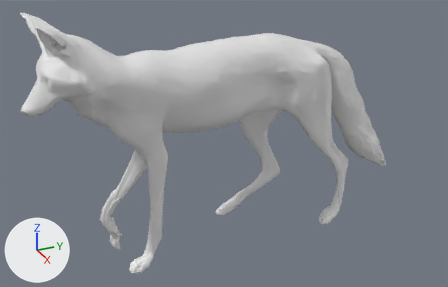
Two versions of the glTF model 42/media/models_X/Skinned/KWC_Coyote.glb, one commit apart.
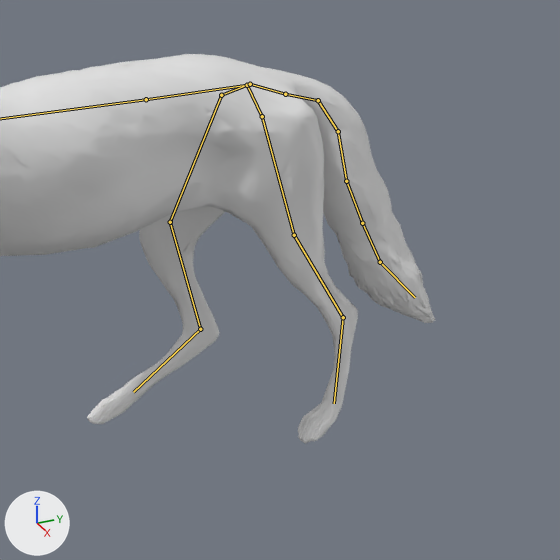
Each version is shown whole from a 50 mm lens placed at (0.685, -0.409, 0.48), pointed at (0.03, -0.115, 0.152), then close up on the part from 38% to 100% of the width and 2% to 98% of the height. The lights are fixed; the arrows at lower left show +X, +Y and +Z. The older version's two pictures come first. Both versions are drawn at frame 24 of the action 'Rac_Walk'; the numbers are the values there. The bones that change, and the others that lie on the model, are drawn over the model as lines in the close-ups.

Names of what the first close-up shows: 'output_unwrapped'.
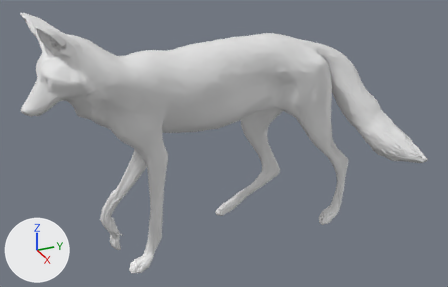
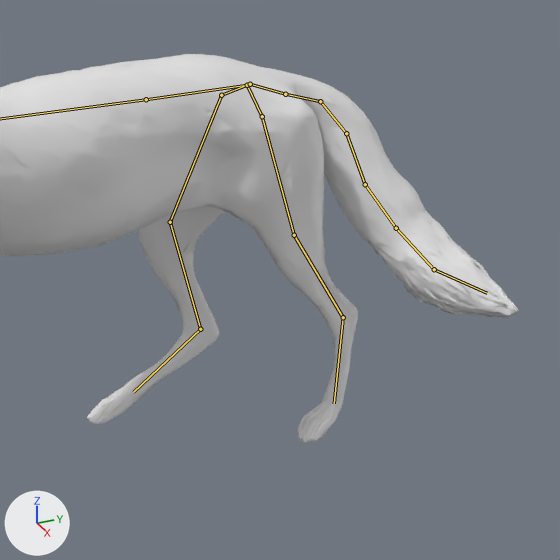
The change in detail:
Bone 'tail01' (bone_tail01) turns from (0, 0, -1) to (-8, 0, -1) degrees about its own x, y and z.
Bone 'tail02' (bone_tail02) turns from (-1, 0, -3) to (-9, 0, -3) degrees about its own x, y and z.
Bone 'tail03' (bone_tail03) turns from (0, 0, -6) to (-7, -1, -6) degrees about its own x, y and z.
Bone 'tail04' (bone_tail04) turns from (3, 0, -6) to (-5, -1, -6) degrees about its own x, y and z.
Bone 'tail05' (bone_tail05) turns from (2, 0, -2) to (-6, 0, -2) degrees about its own x, y and z.
Bone 'tail06' (bone_tail06) turns from (-3, 0, 5) to (-10, 1, 5) degrees about its own x, y and z.

Pixel boxes (x1, y1, x2, y2) of what changed, in the close-ups (560 x 560 px):
'output_unwrapped', posed
    before: (0, 54, 435, 444)
    after: (0, 54, 519, 444)
bone 'tail01', root to tip
    before: (285, 94) to (318, 100)
    after: (285, 94) to (320, 101)
bone 'tail02', root to tip
    before: (318, 100) to (338, 131)
    after: (320, 101) to (346, 133)
bone 'tail03', root to tip
    before: (338, 131) to (346, 181)
    after: (346, 133) to (365, 184)
bone 'tail04', root to tip
    before: (346, 181) to (362, 223)
    after: (365, 184) to (396, 228)
bone 'tail05', root to tip
    before: (362, 223) to (380, 262)
    after: (396, 228) to (434, 269)
bone 'tail06', root to tip
    before: (380, 262) to (415, 297)
    after: (434, 269) to (487, 293)
